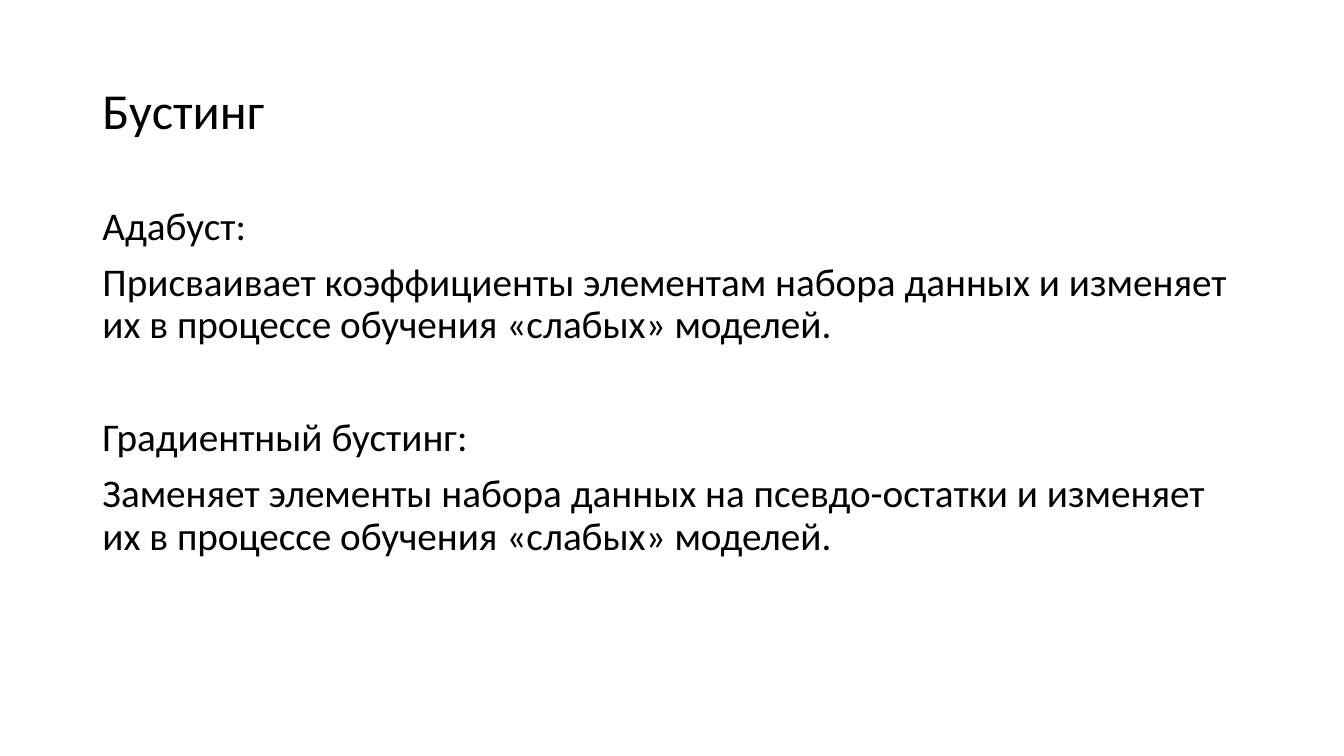
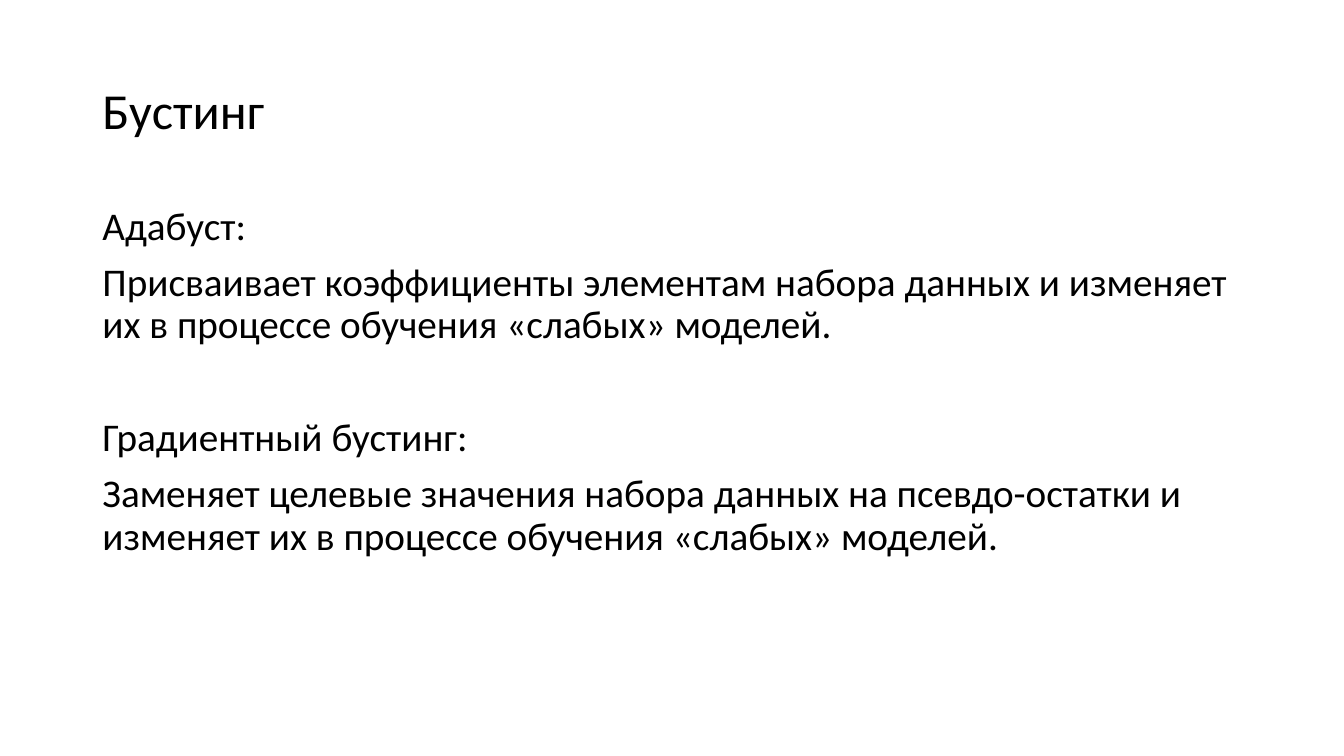
Before and after one commit to mosalov/AI_main_lectures, a slide deck: slide 45 of Лекция 9.pptx. Drawn at 1344x756 pixels with LibreOffice and Linux fonts; fonts in the diff are those of the drawing. Boxes give left, top, right and bottom in pixels: in the first picture for what was removed or moved away, otherwise in the second. Text is boxed around its words. In the diff, an @@ line names an element or a change of style, - is before the commit and + after.

```diff
--- a/Лекция 9.pptx
+++ b/Лекция 9.pptx
@@ text at box(102, 480, 1181, 557): text changed @@
-Заменяет элементы набора данных на псевдо-остатки и изменяет их в процессе обучения «слабых» моделей.
+Заменяет целевые значения набора данных на псевдо-остатки и изменяет их в процессе обучения «слабых» моделей.
```
Also in this commit, not shown: 1 other slide changed, 9 other files.
